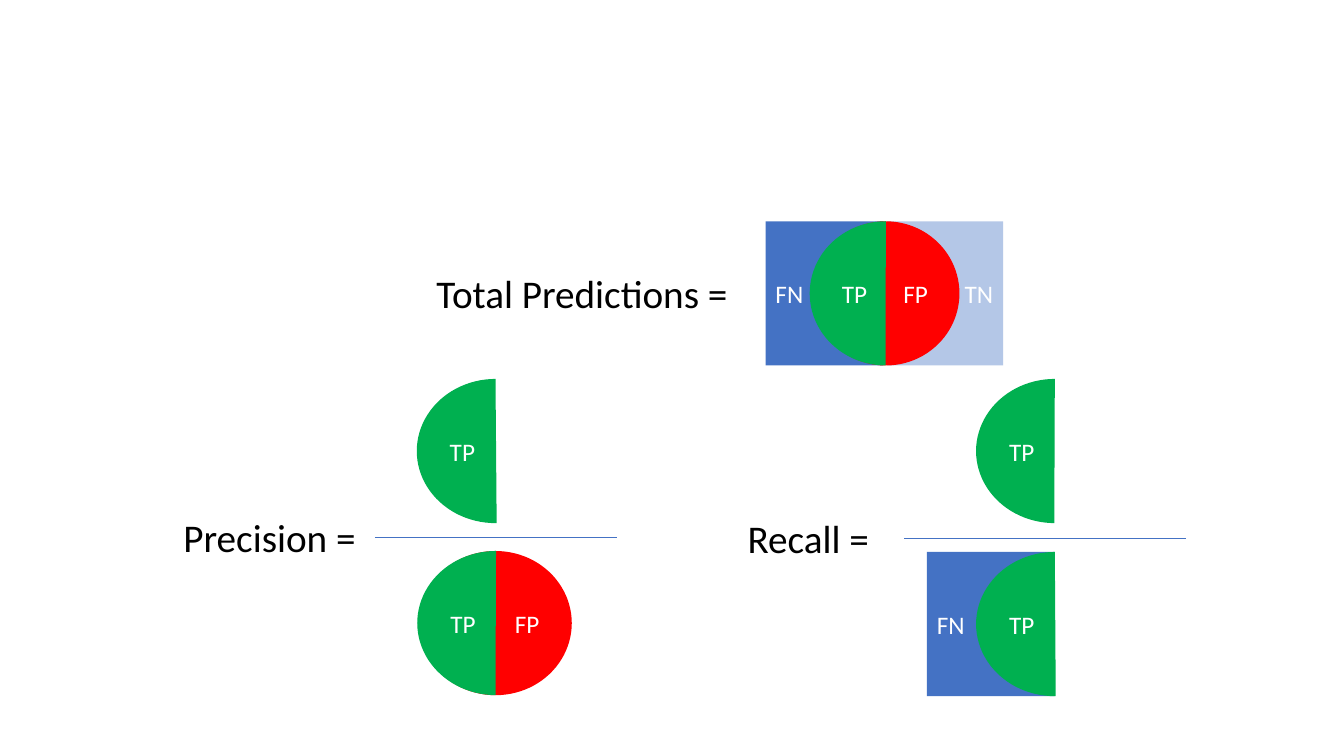
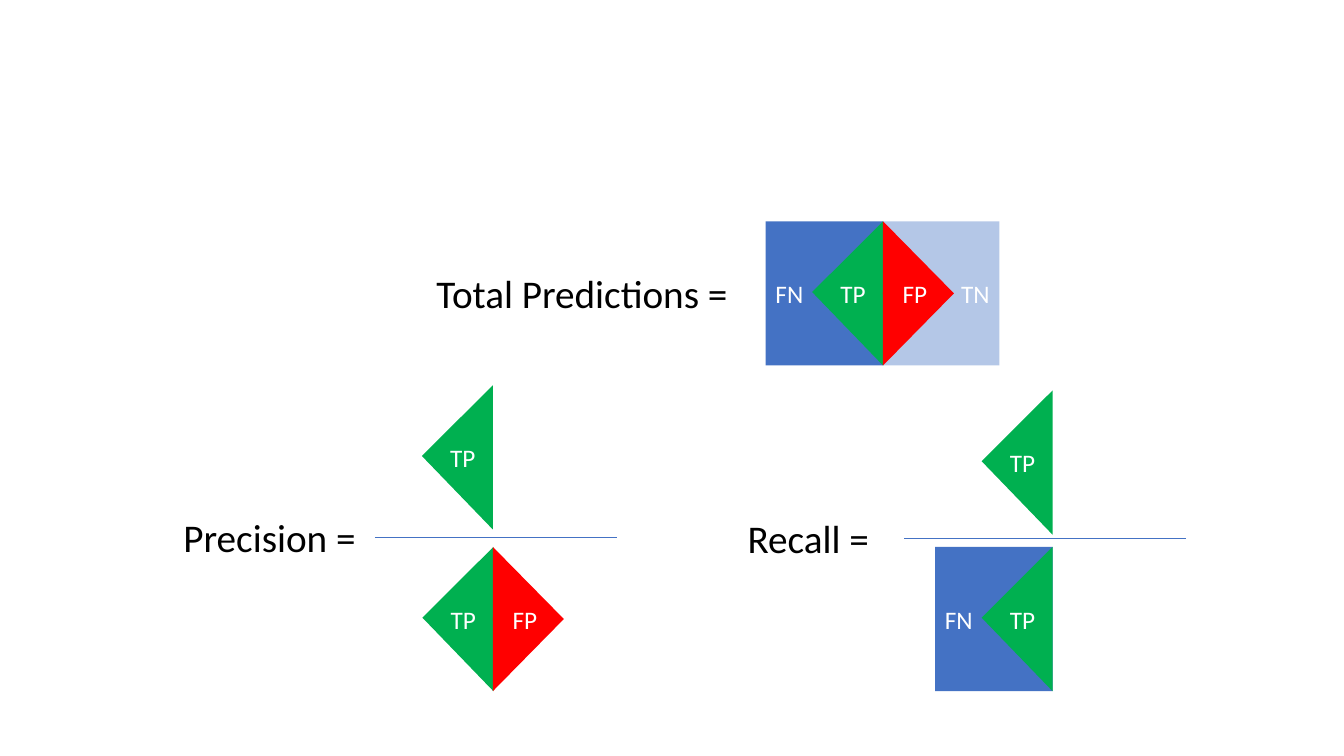
Before and after one commit to duynlq/reviews-prediction, a slide deck: slide 1 of images/precision_vs_recall.pptx. Drawn at 1344x756 pixels with LibreOffice and Linux fonts; fonts in the diff are those of the drawing. Boxes give left, top, right and bottom in pixels: in the first picture for what was removed or moved away, otherwise in the second. Text is boxed around its words. In the diff, an @@ line names an element or a change of style, - is before the commit and + after.

```diff
--- a/images/precision_vs_recall.pptx
+++ b/images/precision_vs_recall.pptx
@@ triangle added at [812, 221, 883, 365], fill #00B050 @@
@@ rectangle "TN": place and size @@
-rectangle "TN" at [887, 222, 1003, 366]
+rectangle "TN" at [883, 222, 999, 366]
@@ triangle added at [884, 221, 954, 365], fill #FF0000 @@
@@ chord (boxed as its full ellipse) "TP": place and size @@
-chord (boxed as its full ellipse) "TP" at [810, 222, 962, 366]
+chord (boxed as its full ellipse) "TP" at [821, 271, 889, 316]
@@ chord (boxed as its full ellipse) "FP": place and size @@
-chord (boxed as its full ellipse) "FP" at [813, 222, 960, 366]
+chord (boxed as its full ellipse) "FP" at [883, 271, 951, 316]
@@ chord (boxed as its full ellipse) "FP" at [883, 271, 951, 316]: alignment right to left; ellipse to chord (boxed as its full ellipse) @@
@@ triangle added at [422, 386, 493, 530], fill #00B050 @@
@@ triangle added at [983, 391, 1053, 535], fill #00B050 @@
@@ chord (boxed as its full ellipse) "TP": place and size @@
-chord (boxed as its full ellipse) "TP" at [416, 379, 574, 523]
+chord (boxed as its full ellipse) "TP" at [431, 436, 499, 480]
@@ proportions changed in 5 elements at [821, 271, 889, 316], [431, 597, 499, 641], [990, 597, 1059, 641], [431, 436, 499, 480], [990, 441, 1059, 485] @@
@@ chord (boxed as its full ellipse) "TP": place and size @@
-chord (boxed as its full ellipse) "TP" at [976, 379, 1133, 523]
+chord (boxed as its full ellipse) "TP" at [990, 441, 1059, 485]
@@ triangle added at [423, 547, 494, 691], fill #00B050 @@
@@ triangle added at [494, 547, 564, 691], fill #FF0000 @@
@@ rectangle "FN": place and size @@
-rectangle "FN" at [928, 553, 1056, 697]
+rectangle "FN" at [936, 547, 1054, 692]
@@ triangle added at [983, 547, 1053, 691], fill #00B050 @@
@@ chord (boxed as its full ellipse) "TP": place and size @@
-chord (boxed as its full ellipse) "TP" at [417, 552, 575, 696]
+chord (boxed as its full ellipse) "TP" at [431, 597, 499, 641]
@@ chord (boxed as its full ellipse) "FP" at [493, 597, 561, 641]: alignment right to left; ellipse to chord (boxed as its full ellipse) @@
@@ chord (boxed as its full ellipse) "FP": place and size @@
-chord (boxed as its full ellipse) "FP" at [419, 552, 572, 696]
+chord (boxed as its full ellipse) "FP" at [493, 597, 561, 641]
@@ chord (boxed as its full ellipse) "TP": place and size @@
-chord (boxed as its full ellipse) "TP" at [976, 553, 1133, 697]
+chord (boxed as its full ellipse) "TP" at [990, 597, 1059, 641]
```
Also in this commit, not shown: 1 other file.
